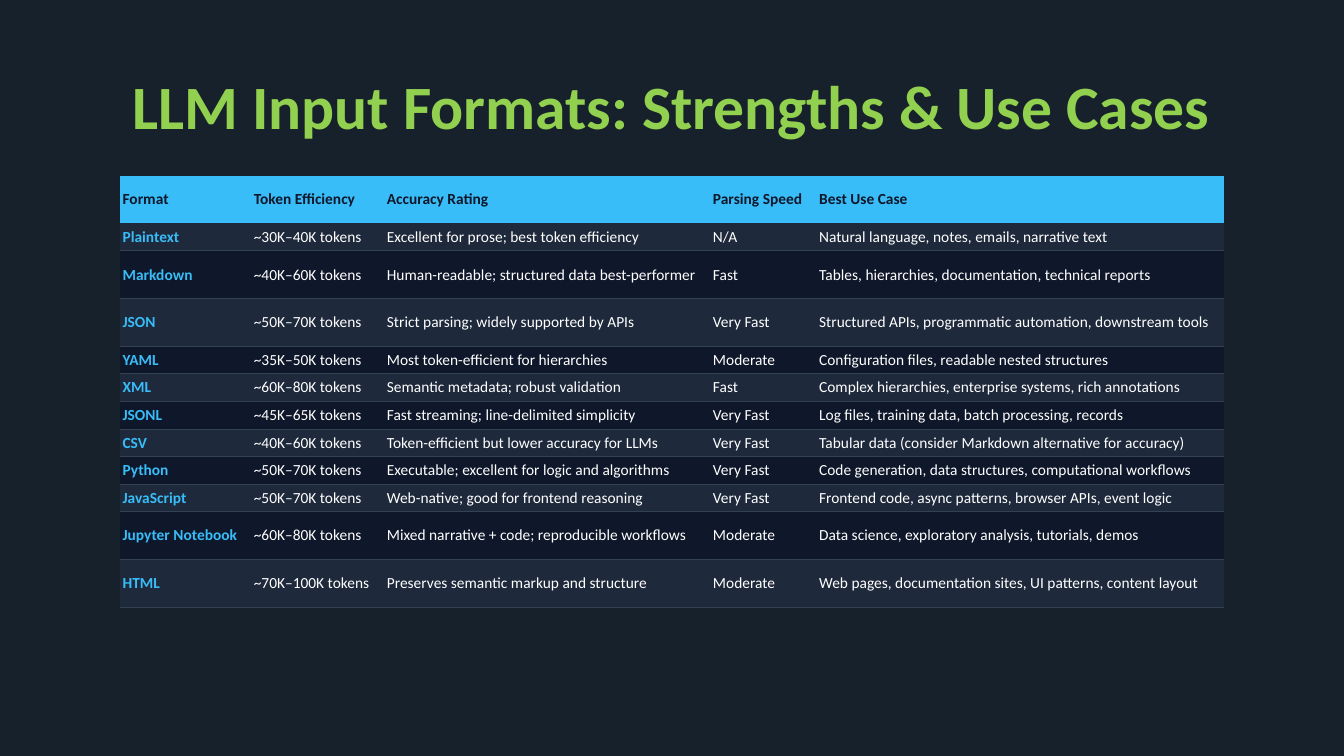
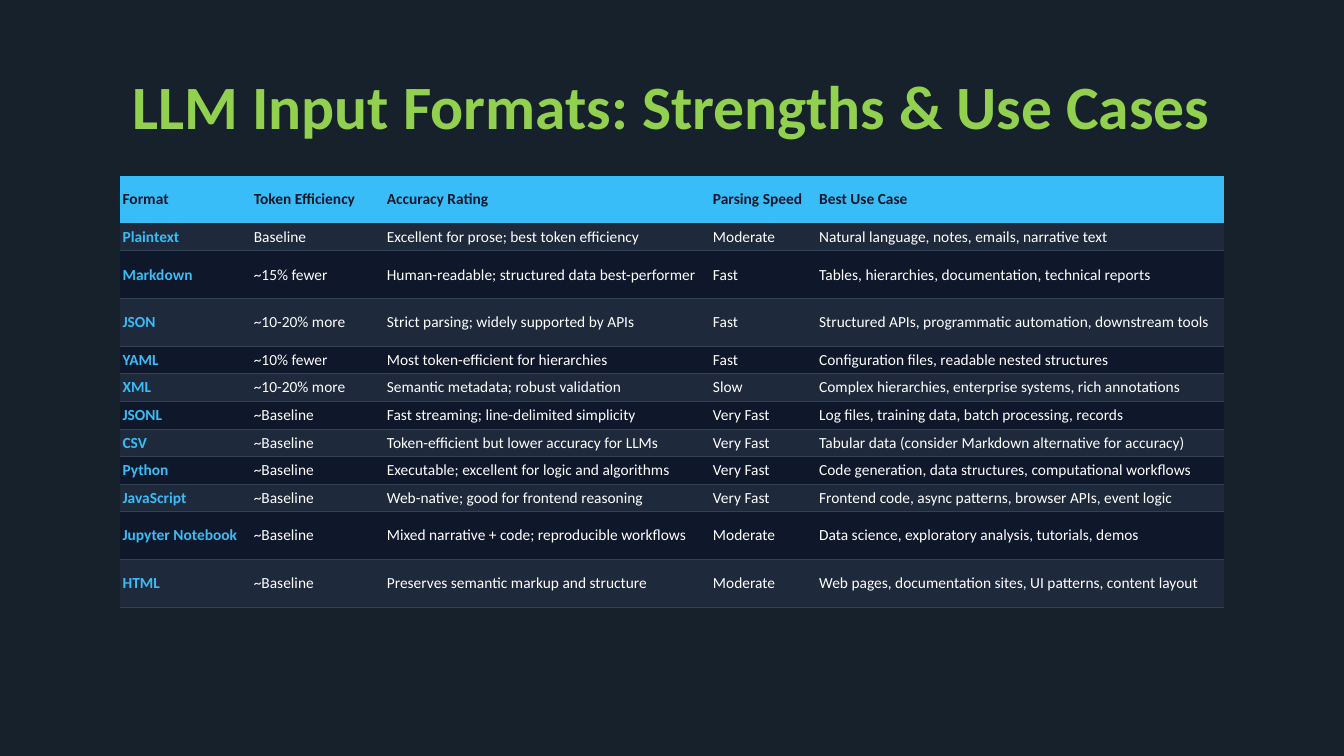
Before and after one commit to 5thgenfinance/full-stack-actuarial, a slide deck: slide 9 of Actuarial Generative Context Engineering Made Simple.pptx (slide 8 before the commit). Drawn at 1344x756 pixels with LibreOffice and Linux fonts; fonts in the diff are those of the drawing; background and template pictures are left out. Boxes give left, top, right and bottom in pixels: in the first picture for what was removed or moved away, otherwise in the second. Text is boxed around its words. In the diff, an @@ line names an element or a change of style, - is before the commit and + after.

Commit message:
updates to the presentation file

```diff
--- a/Actuarial Generative Context Engineering Made Simple.pptx
+++ b/Actuarial Generative Context Engineering Made Simple.pptx
@@ table at (x1=120, y1=175, x2=1224, y2=607) @@
-row 2, column 2: ~30K–40K tokens
+row 2, column 2: Baseline
-row 2, column 4: N/A
+row 2, column 4: Moderate
-row 3, column 2: ~40K–60K tokens
+row 3, column 2: ~15% fewer
-row 4, column 2: ~50K–70K tokens
+row 4, column 2: ~10-20% more
-row 4, column 4: Very Fast
+row 4, column 4: Fast
-row 5, column 2: ~35K–50K tokens
+row 5, column 2: ~10% fewer
-row 5, column 4: Moderate
+row 5, column 4: Fast
-row 6, column 2: ~60K–80K tokens
+row 6, column 2: ~10-20% more
-row 6, column 4: Fast
+row 6, column 4: Slow
-row 7, column 2: ~45K–65K tokens
+row 7, column 2: ~Baseline
-row 8, column 2: ~40K–60K tokens
+row 8, column 2: ~Baseline
-row 9, column 2: ~50K–70K tokens
+row 9, column 2: ~Baseline
-row 10, column 2: ~50K–70K tokens
+row 10, column 2: ~Baseline
-row 11, column 2: ~60K–80K tokens
+row 11, column 2: ~Baseline
-row 12, column 2: ~70K–100K tokens
+row 12, column 2: ~Baseline
```
Also in this commit, not shown: 2 other slides changed, 4 slides added, 1 other file.
